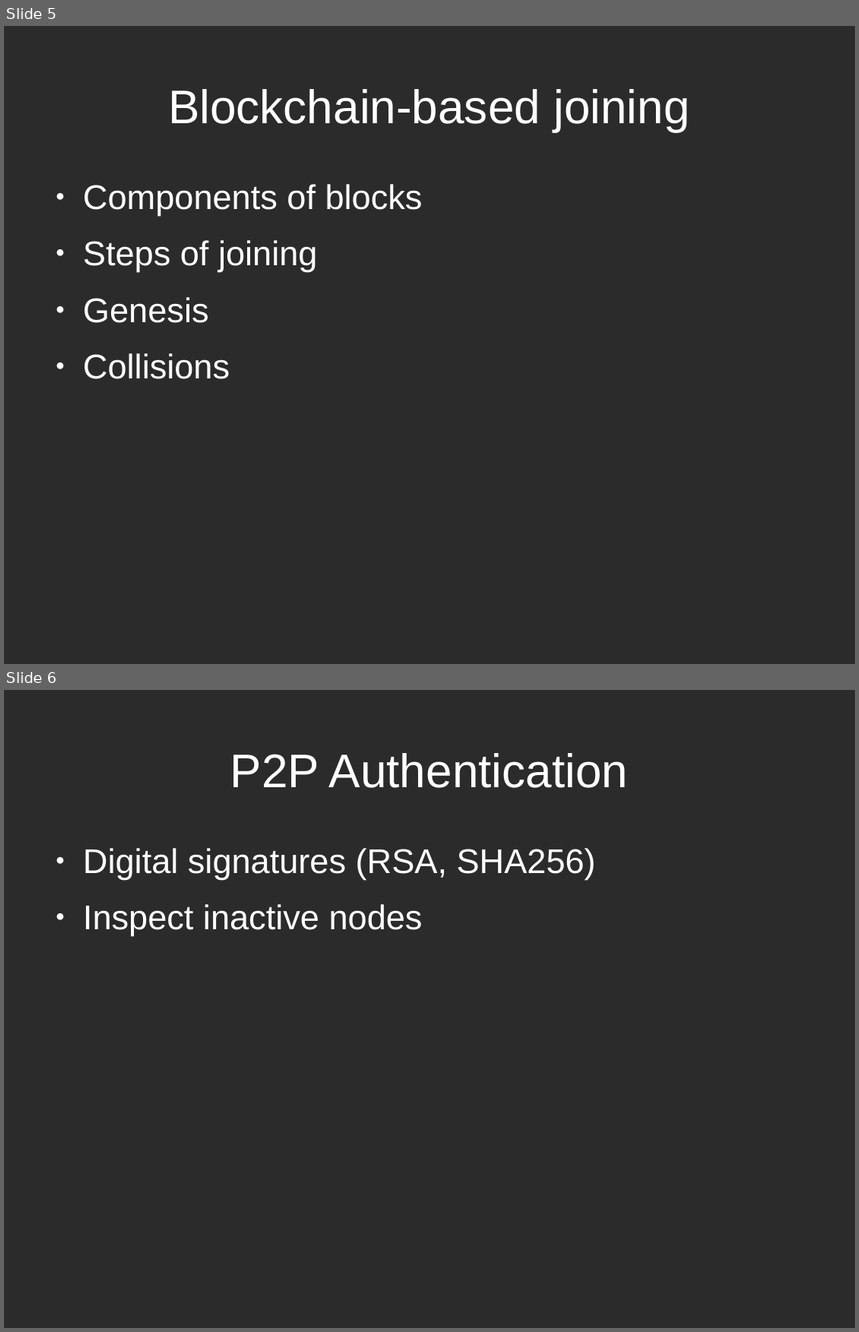
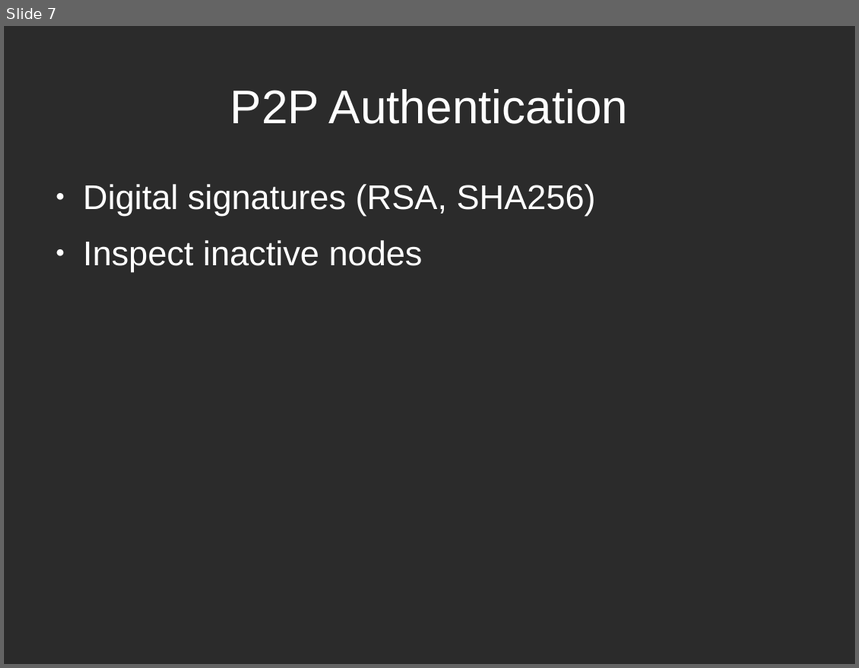
Before and after one commit to mthambipillai/blockchainSybilAttackResistance, a slide deck: BlockchainSybilAttack.odp. Shown one above the other, each under a label of ours: slides 5 and 6 before the commit, slide 7 after it. The pictures are 859x1332 and 859x668 pixels, drawn with LibreOffice and Linux fonts; fonts in the diff are those of the drawing; background and template pictures are left out; a plain dark background stands for a picture behind light text. Boxes give left, top, right and bottom in pixels: in the first picture for what was removed or moved away, otherwise in the second. Text is boxed around its words. In the diff, an @@ line names an element or a change of style, - is before the commit and + after.

```diff
--- a/BlockchainSybilAttack.odp
+++ b/BlockchainSybilAttack.odp
@@ slide 5 removed at bbox=[4, 26, 855, 664], background picture (left out) @@
@@ title removed at bbox=[168, 89, 690, 132] @@
-Blockchain-based joining
@@ text removed at bbox=[83, 184, 423, 379] @@
-● Components of blocks
-● Steps of joining
-● Genesis
-● Collisions
@@ what was slide 6 is now slide 7 @@
```
Also in this commit, not shown: 2 slides changed, 4 slides added, 2 other slides removed, 1 other file.
